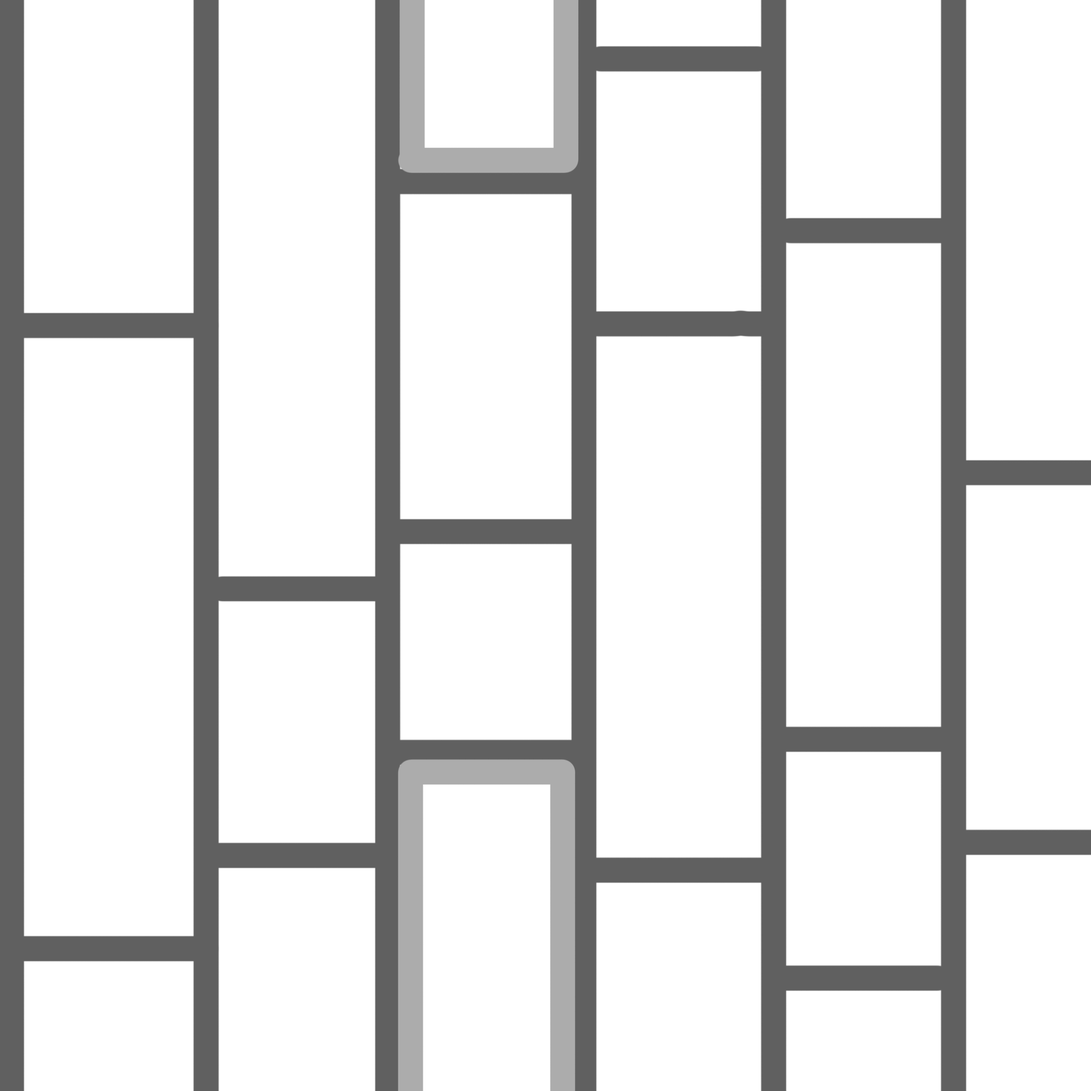
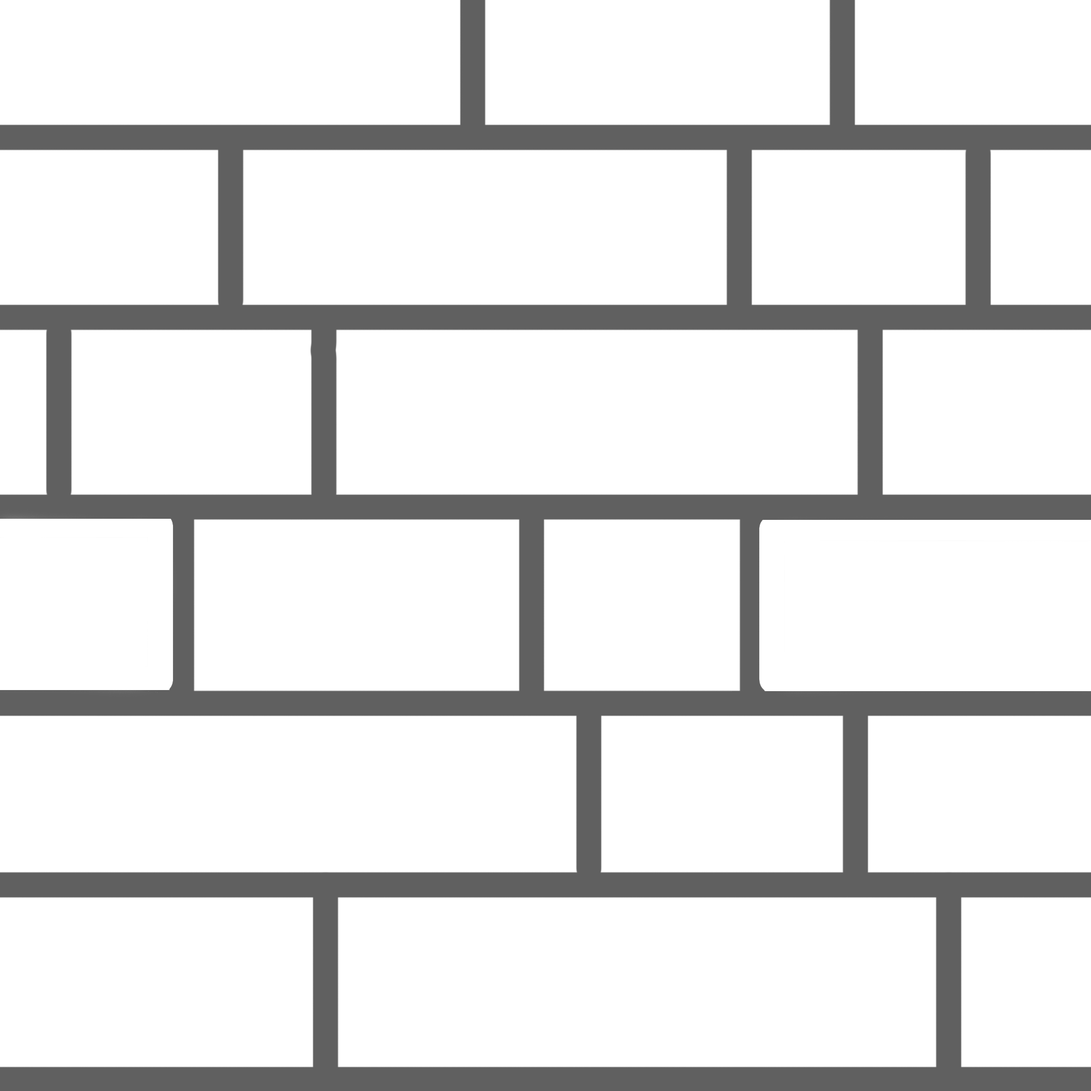
Layer changes from the first 1091x1091 image to the second:
painted on "Background copy" over left=0, top=0, right=1091, bottom=1091
painted on "Layer 1" over left=0, top=0, right=1091, bottom=1091
